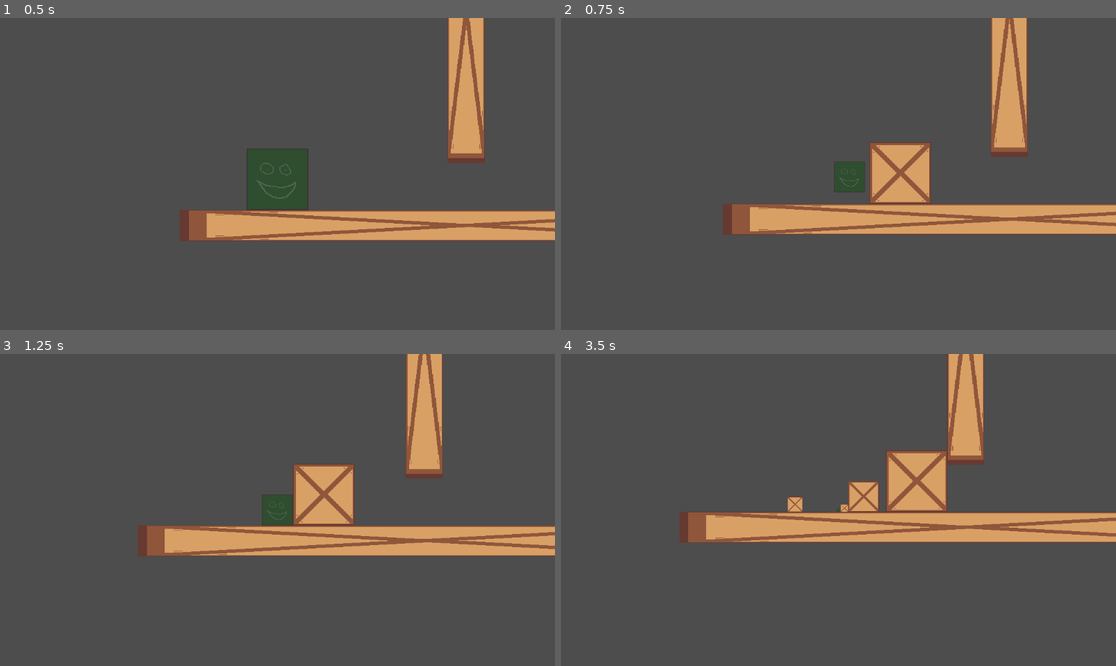
Above: before the commit, frames 1-4 (two rows, left to right).
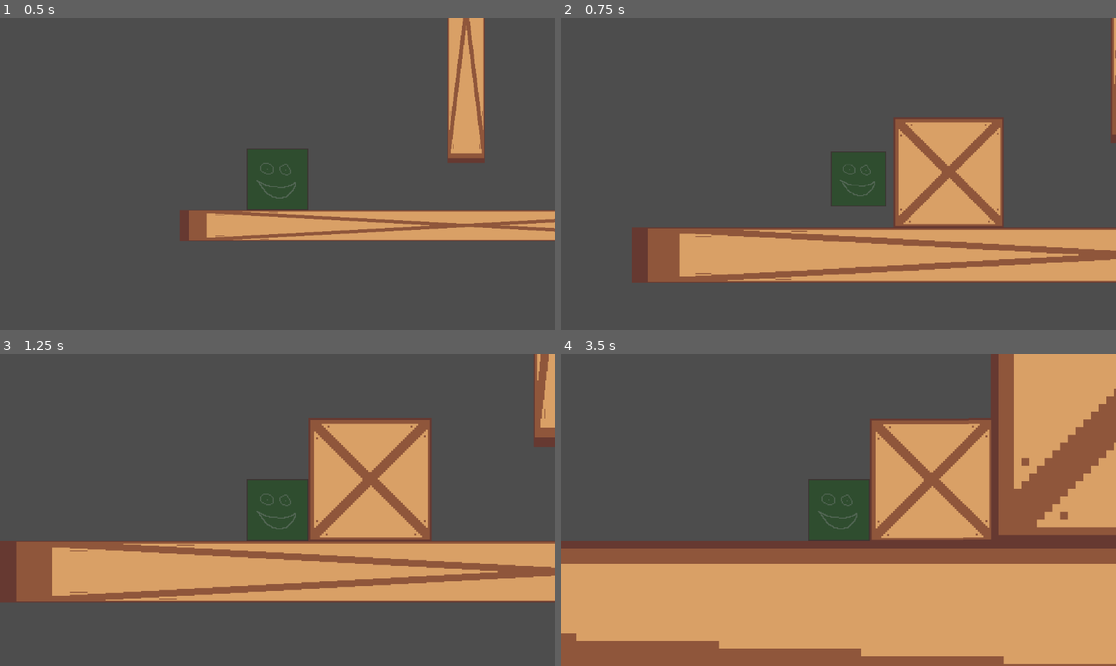
Above: after the commit, the same moments.

Repository: jkuball/splittle-bocks
Game: Godot game, scene res://scenes/playground.tscn
Same seed, same stepped clock (60 frames per second), same inputs: the game is played once before the commit and once after it.
Inputs:
- Up to frame 1 (0.5 s): no input
- Up to frame 2 (0.75 s): hold D (player_right) from 0.53 s (still down); tap Space (player_splittle) at 0.6 s
- Up to frame 3 (1.25 s): keep holding D (player_right)
- Up to frame 4 (3.5 s): tap Space (player_splittle) at 1.35, 2.1, 2.85 s; release D (player_right) at 2.03 s; hold A (player_left) 2.03-2.78 s; hold D (player_right) from 2.78 s (still down)

Frame 1 is identical in both runs. In frame 2, 28% of the frame differs, in the area x 12-100%, y 0-85%; in frame 3, 31%; in frame 4, 65%, in the area x 0-100%, y 0-100%.

Commit message:
camera lerp zoom

Diff:
--- a/scenes/camera_2d.gd
+++ /dev/null
@@ -1,16 +0,0 @@
-extends Camera2D
-
-
-# Called when the node enters the scene tree for the first time.
-func _ready() -> void:
-	pass # Replace with function body.
-
-
-# Called every frame. 'delta' is the elapsed time since the previous frame.
-func _process(delta: float) -> void:
-	pass
-
-
-func _on_player_splittle(scale: Vector2) -> void:
-	pass # Replace with function body.
-	set_zoom(get_zoom()*scale)
--- a/scenes/player.tscn
+++ b/scenes/player.tscn
@@ -2,10 +2,30 @@
 
 [ext_resource type="Script" path="res://scripts/player_movement.gd" id="1_lmyi4"]
 [ext_resource type="Texture2D" uid="uid://cuoukr7d0jdaa" path="res://assets/player.png" id="2_affvc"]
-[ext_resource type="Script" path="res://scenes/camera_2d.gd" id="3_rq0xi"]
 
 [sub_resource type="RectangleShape2D" id="RectangleShape2D_4qcak"]
 size = Vector2(128, 128)
+
+[sub_resource type="GDScript" id="GDScript_c0j85"]
+script/source = "extends Camera2D
+
+
+# Called when the node enters the scene tree for the first time.
+func _ready() -> void:
+	pass # Replace with function body.
+
+
+# Called every frame. 'delta' is the elapsed time since the previous frame.
+func _process(delta: float) -> void:
+	pass
+
+
+func _on_player_splittle(scale: Vector2) -> void:
+	pass # Replace with function body.
+	set_zoom(get_zoom()*scale)
+
+
+"
 
 [node name="Player" type="CharacterBody2D"]
 script = ExtResource("1_lmyi4")
@@ -19,6 +39,6 @@
 shape = SubResource("RectangleShape2D_4qcak")
 
 [node name="Camera2D" type="Camera2D" parent="."]
-script = ExtResource("3_rq0xi")
+script = SubResource("GDScript_c0j85")
 
 [connection signal="splittle" from="." to="Camera2D" method="_on_player_splittle"]
--- a/scenes/playground.tscn
+++ b/scenes/playground.tscn
@@ -20,3 +20,5 @@
 [node name="Wall2" parent="." instance=ExtResource("3_2hrnh")]
 position = Vector2(575, 192)
 scale = Vector2(0.065, 9.82)
+
+[connection signal="splittle" from="Player" to="Camera2D" method="_on_player_splittle"]
--- a/scripts/follow_player.gd
+++ b/scripts/follow_player.gd
@@ -2,15 +2,20 @@
 
 @export var follow_target: Node2D
 
-# Called when the node enters the scene tree for the first time.
+var wanted_zoom: Vector2;
+
 func _ready():
-	pass
+	wanted_zoom = zoom
 
-# Called every frame. 'delta' is the elapsed time since the previous frame.
-func _process(delta):
-	pass
+func _physics_process(delta):
+	# TODO: only move the camera if the player gets to the borders
 
-#
-func _physics_process(delta):
 	# lerp dat shit
 	transform.origin = lerp(transform.origin, follow_target.transform.origin, 0.2)
+	zoom = lerp(zoom, wanted_zoom, 0.2)
+
+func _on_player_splittle(scale):
+	if zoom == wanted_zoom:
+		wanted_zoom = zoom * scale
+	else:
+		wanted_zoom = wanted_zoom * scale
